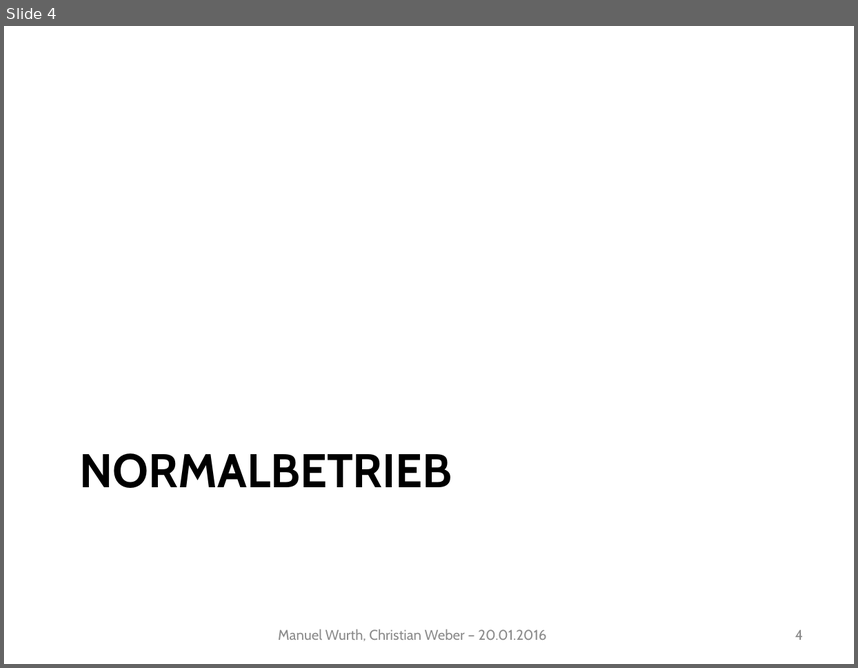
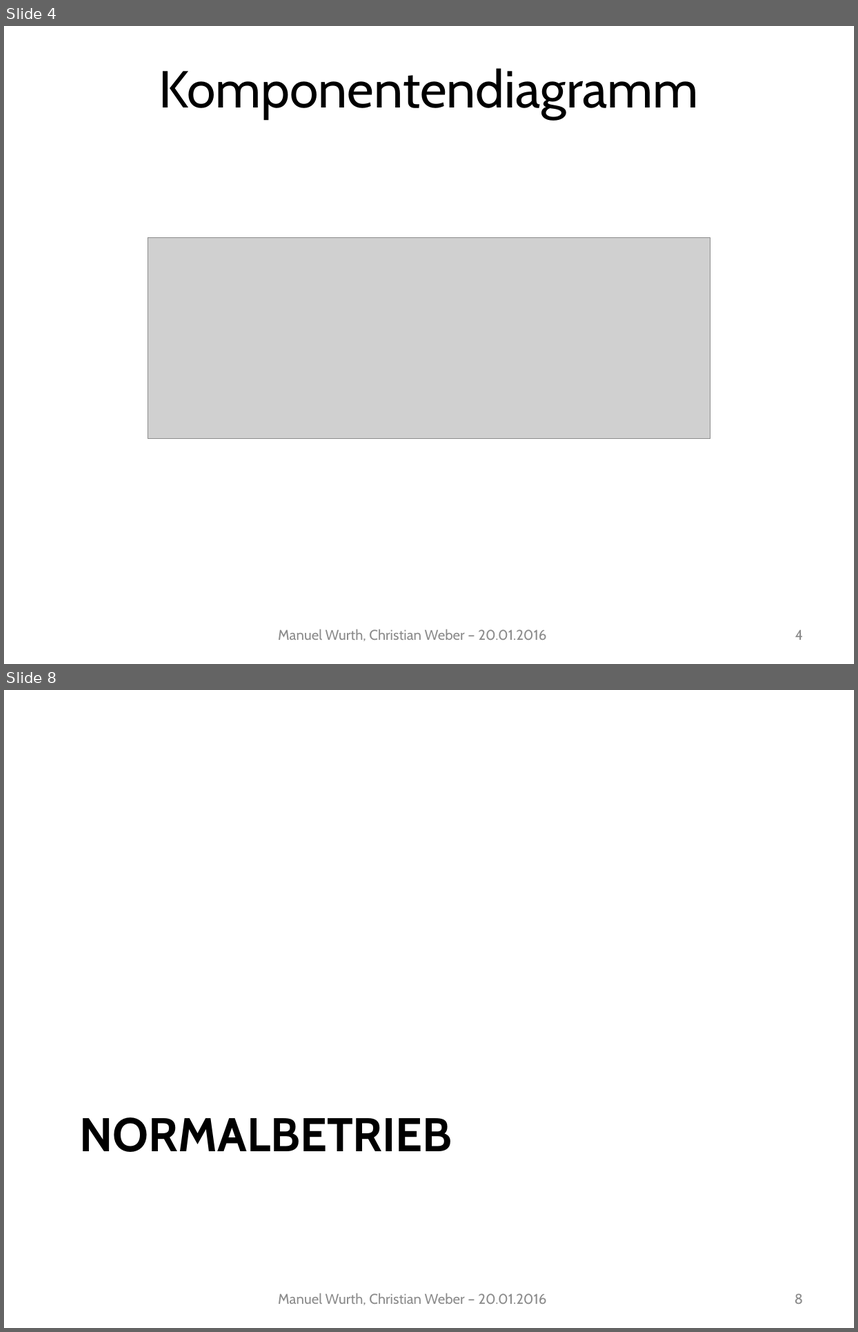
Before and after one commit to Mudvayne/FischertechnikSimulator, a slide deck: Documentation/Präsentation/Präsentation.pptx. Shown one above the other, each under a label of ours: slide 4 before the commit, slides 4 and 8 after it; the slides between them are not shown. The pictures are 858x668 and 858x1332 pixels, drawn with LibreOffice and Linux fonts; fonts in the diff are those of the drawing; grey boxes stand for pictures; background and template pictures are left out. Boxes give left, top, right and bottom in pixels: in the first picture for what was removed or moved away, otherwise in the second. Text is boxed around its words. In the diff, an @@ line names an element or a change of style, - is before the commit and + after.

```diff
--- a/Documentation/Präsentation/Präsentation.pptx
+++ b/Documentation/Präsentation/Präsentation.pptx
@@ slide 4 added at [4,26,854,664], background #FFFFFF @@
@@ title added at [159,68,699,118], 44 pt, text #000000 @@
+Komponentendiagramm
@@ picture added at [148,238,710,439] @@
@@ text added at [278,628,546,641], 12 pt, text #8C8C8C @@
+Manuel Wurth, Christian Weber – 20.01.2016
@@ page number added at [795,629,803,639], 12 pt, text #8C8C8C @@
+4
@@ what was slide 4 is now slide 8 @@
@@ page number at [795,1293,803,1303]: text changed @@
-4
+8
```
Also in this commit, not shown: 2 slides changed, 8 other slides added.
